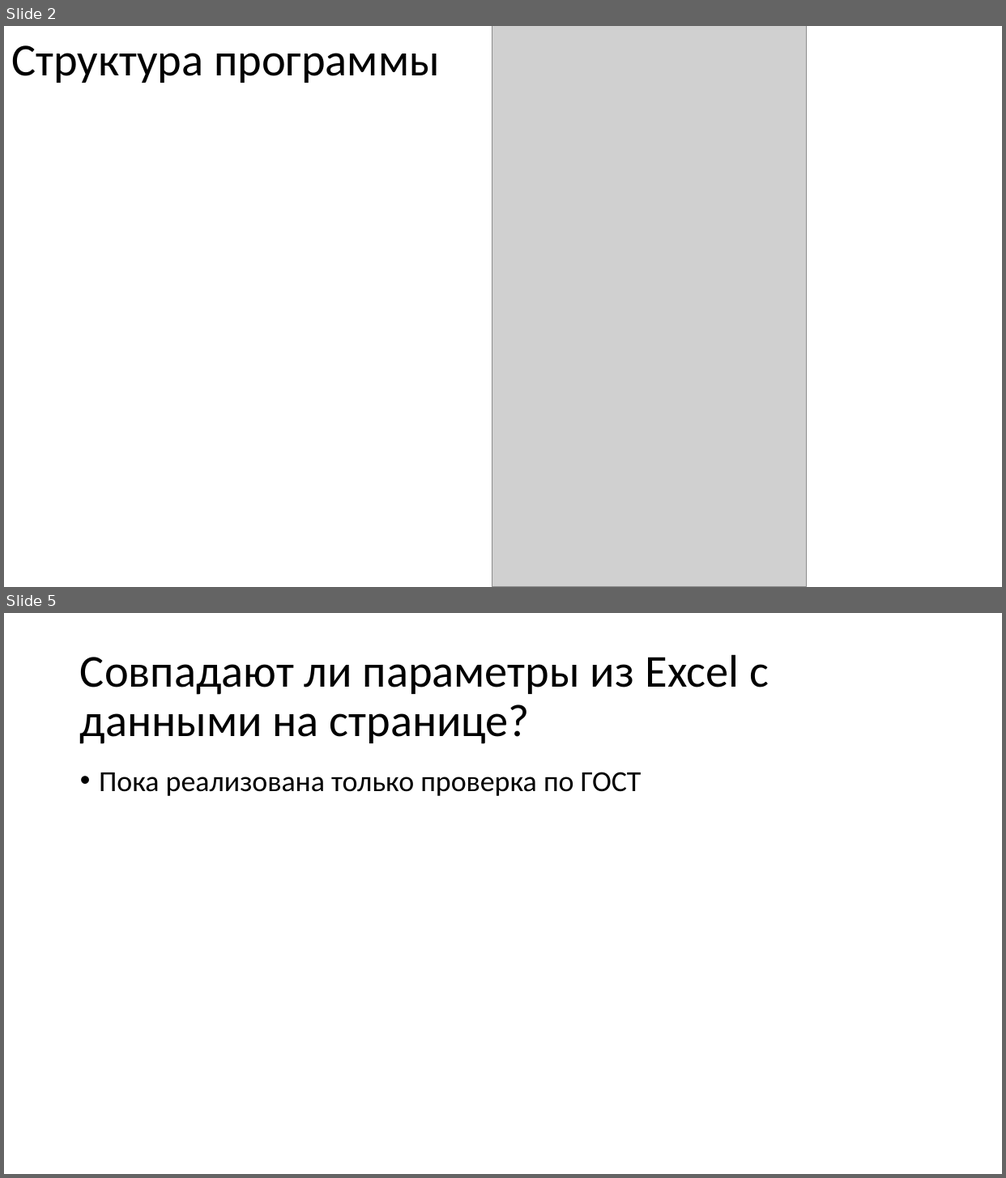
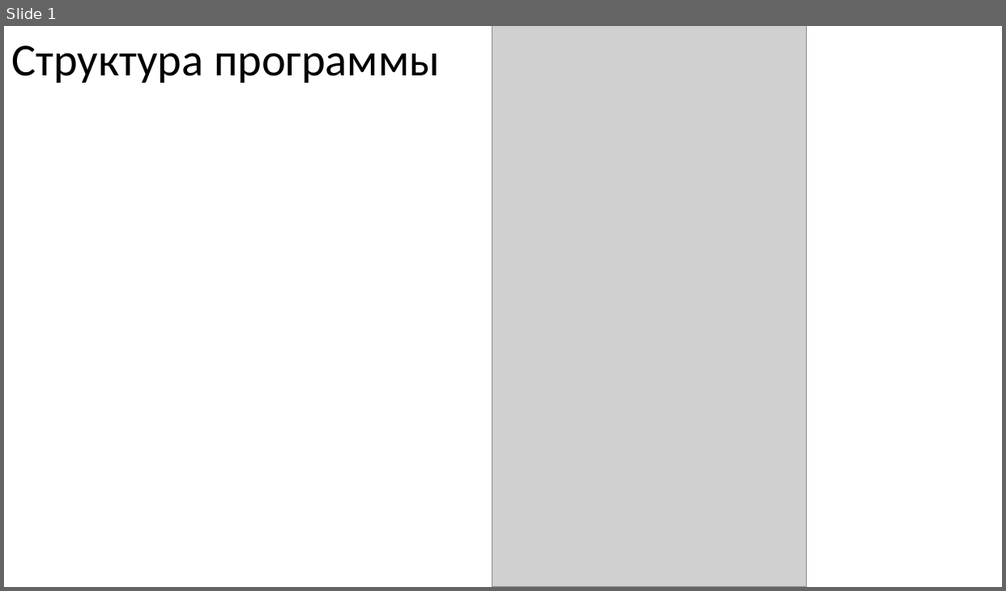
Before and after one commit to KsQRooW/-hackathon-serverchallenge, a slide deck: docs/checkpoint2.pptx. Shown one above the other, each under a label of ours: slides 2 and 5 before the commit, slide 1 after it; the slides between them are not shown. The pictures are 1006x1178 and 1006x591 pixels, drawn with LibreOffice and Linux fonts; fonts in the diff are those of the drawing; grey boxes stand for pictures. Boxes give left, top, right and bottom in pixels: in the first picture for what was removed or moved away, otherwise in the second. Text is boxed around its words. In the diff, an @@ line names an element or a change of style, - is before the commit and + after.

```diff
--- a/docs/checkpoint2.pptx
+++ b/docs/checkpoint2.pptx
@@ slide 5 removed at box(4, 613, 1002, 1174), background #FFFFFF @@
@@ title removed at box(80, 654, 769, 744) @@
-Совпадают ли параметры из Excel с данными на странице?
@@ text removed at box(99, 772, 641, 796) @@
-• Пока реализована только проверка по ГОСТ
@@ what was slide 2 is now slide 1 @@
```
Also in this commit, not shown: 2 slides changed, 9 slides added, 5 other slides removed, 1 other file.
